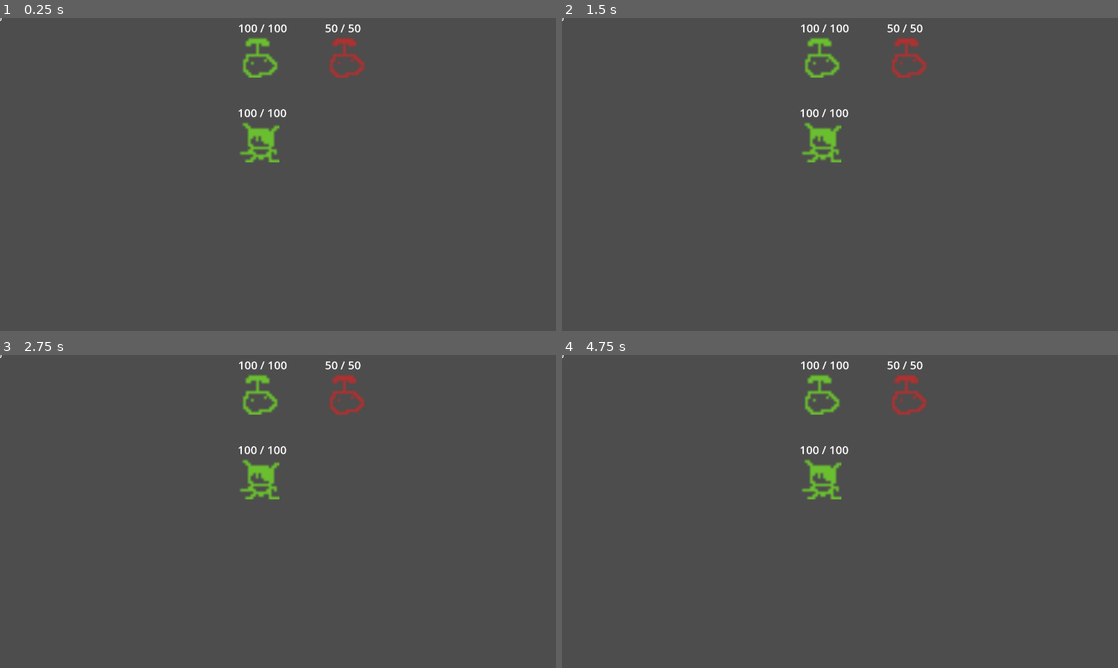
Above: before the commit, frames 1-4 (two rows, left to right).
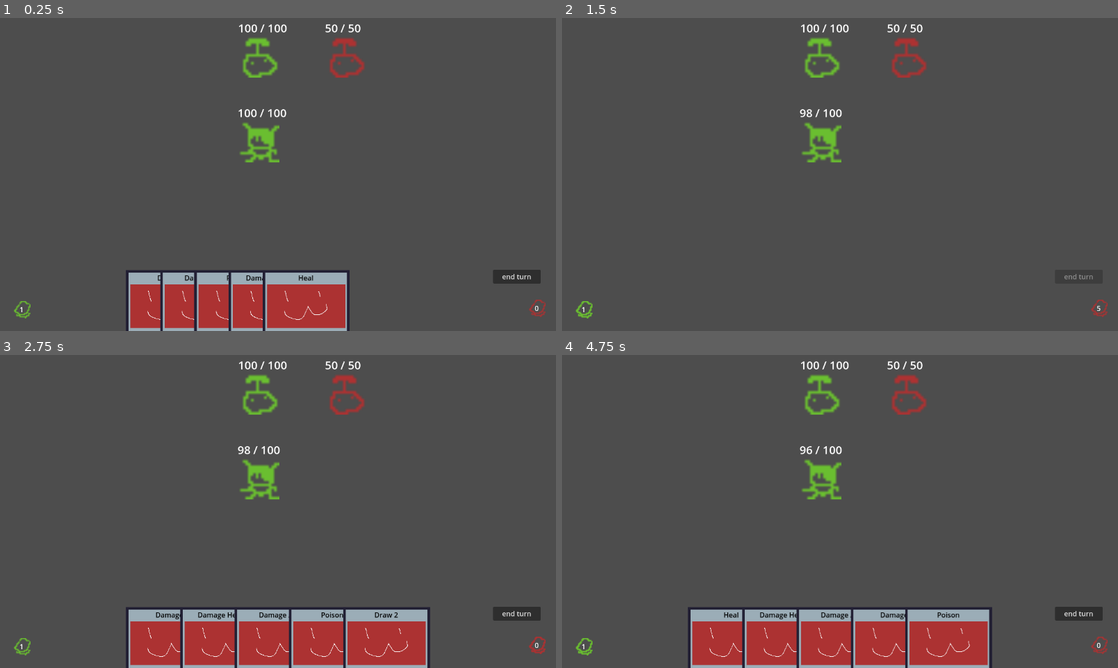
Above: after the commit, the same moments.

Repository: Saplings-Projects/1M_sub
Game: Godot game, scene res://#Scenes/TestingScene.tscn
Same seed, same stepped clock (60 frames per second), same inputs: the game is played once before the commit and once after it.
Inputs (mouse positions are in pixels of both pictures, inside the frame that each line leads up to):
- Up to frame 1 (0.25 s): no input
- Up to frame 2 (1.5 s): click (1079, 277) at 0.5 s, where only the run after the commit has a clickable "end turn"; click (584, 309) at 1.25 s, where only the run after the commit has a clickable "1"
- Up to frame 3 (2.75 s): click (539, 646) at 2 s, where only the run after the commit has a clickable "0"
- Up to frame 4 (4.75 s): click (1079, 614) at 2.75 s, where only the run after the commit has a clickable "end turn"; click (1101, 646) at 3.5 s, where only the run after the commit has a clickable "5"; click (584, 646) at 4.25 s, where only the run after the commit has a clickable "1"

The runs differ from the first frame. In frame 1, 8.2% of the frame differs, in the area x 0-99%, y 0-100%; in frame 2, 0.3%; in frame 3, 11%; in frame 4, 11%.
Error before the commit: Parse Error: Function "_apply_buffs()" not found in base self. (res://Cards/CardBase.gd:39)

Commit message:
Fix loading issues caused by merge

Diff:
--- a/#Scenes/TestingScene.tscn
+++ b/#Scenes/TestingScene.tscn
@@ -28,7 +28,7 @@
 card_scene = ExtResource("2_tx1h0")
 total_hand_width = 500.0
 card_queued_offset = 200.0
-default_deck = Array[Resource("res://Cards/CardBase.gd")]([ExtResource("5_0xkni"), ExtResource("6_suulu"), ExtResource("7_lb4jj"), ExtResource("8_ac0op"), ExtResource("9_lin0v"), ExtResource("10_5fv5a")])
+default_deck = Array[Resource("res://Cards/CardBase.gd")]([ExtResource("7_lb4jj"), ExtResource("5_0xkni"), ExtResource("7_n8kog"), ExtResource("8_fyvym"), ExtResource("9_t0jkk"), ExtResource("10_gbmu7")])
 
 [node name="CanvasLayer" type="CanvasLayer" parent="."]
 
--- a/Cards/CardBase.gd
+++ b/Cards/CardBase.gd
@@ -36,7 +36,7 @@
 
 func on_card_play(caster: Entity, target: Entity) -> void:
 	_deal_damage(caster, target)
-	_apply_buffs(caster, target)
+	_apply_status(caster, target)
 	_draw_cards()
 	_discard_random_cards()
 	# TODO add other functionality that lots of cards may share (eg: restore AP)
--- a/Cards/Resource/Card_DrawCards.tres
+++ b/Cards/Resource/Card_DrawCards.tres
@@ -6,12 +6,12 @@
 script = ExtResource("1_bboy2")
 damage_to_apply_to_target = 0.0
 damage_to_apply_to_caster = 0.0
-buffs_to_apply_to_target = Array[Resource("res://Buffs/BuffBase.gd")]([])
-buffs_to_apply_to_caster = Array[Resource("res://Buffs/BuffBase.gd")]([])
+status_to_apply_to_target = Array[Resource("res://Status/StatusBase.gd")]([])
+status_to_apply_to_caster = Array[Resource("res://Status/StatusBase.gd")]([])
 affect_all_targets = false
 affect_all_casters = false
 amount_of_cards_to_draw = 2
 amount_of_cards_to_discard = 0
 application_type = 0
-card_title = "Draw Cards"
+card_title = "Draw 2"
 card_description = "Draw 2 cards"
--- a/Cards/Resource/Card_EnemyAttack.tres
+++ b/Cards/Resource/Card_EnemyAttack.tres
@@ -10,6 +10,8 @@
 status_to_apply_to_caster = Array[Resource("res://Status/StatusBase.gd")]([])
 affect_all_targets = false
 affect_all_casters = false
+amount_of_cards_to_draw = 0
+amount_of_cards_to_discard = 0
 application_type = 1
 card_title = "NULL"
 card_description = "NULL"
Not shown: 1 places in #Scenes/TestingScene.tscn that only renumber resources
Not shown: 1 places in Cards/Resource/Card_DrawCards.tres that only renumber resources
